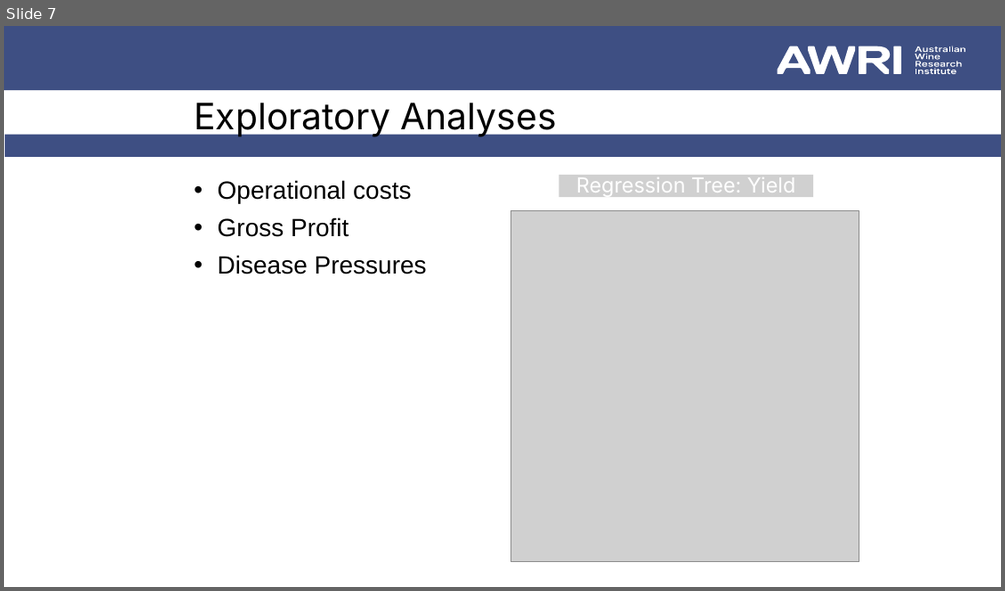
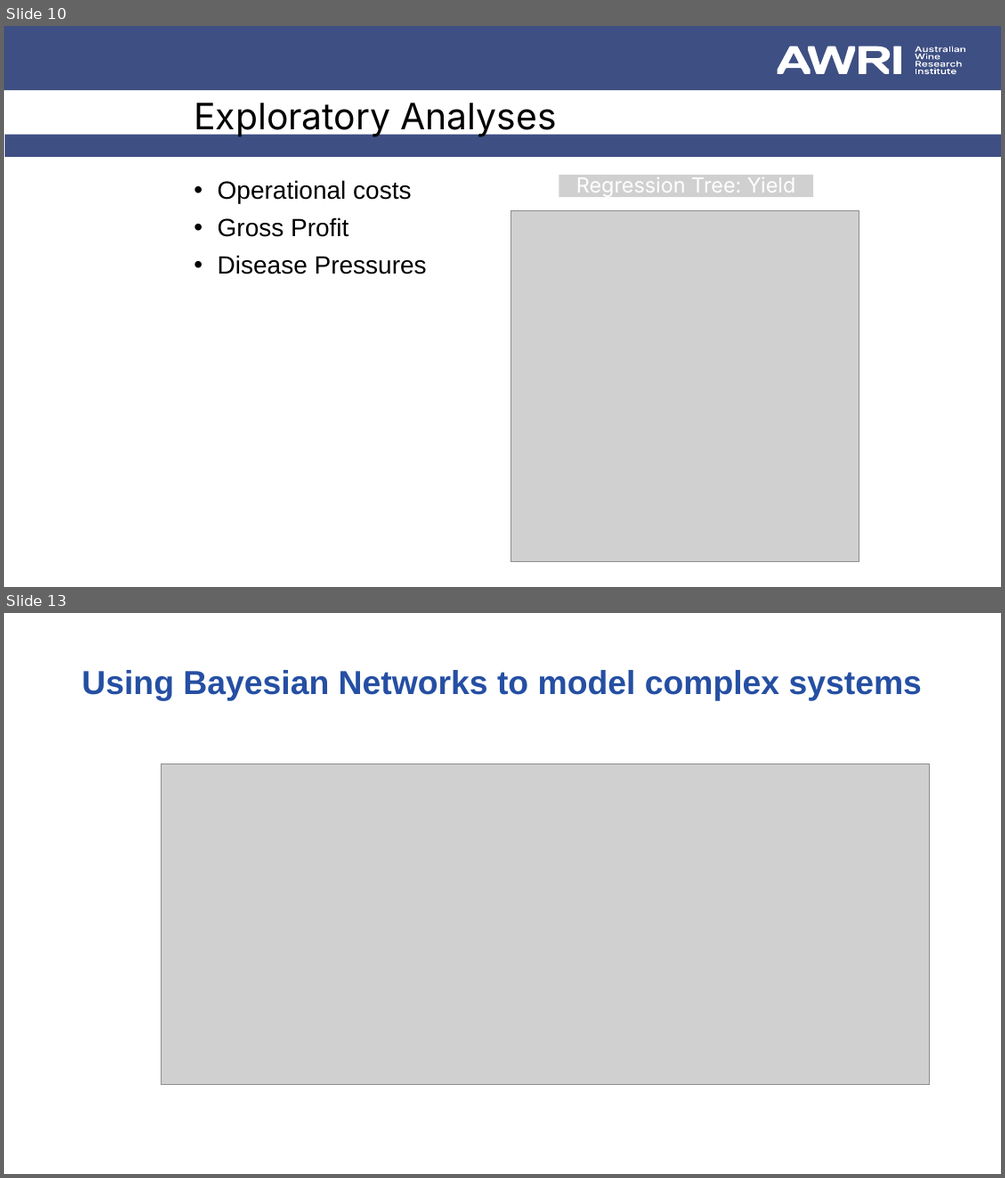
Before and after one commit to JixTheCat/Bayesian-network, a slide deck: BN Workshop 1.pptx. Shown one above the other, each under a label of ours: slide 7 before the commit, slides 10 and 13 after it; the slides between them are not shown. The pictures are 1005x591 and 1005x1178 pixels, drawn with LibreOffice and Linux fonts; fonts in the diff are those of the drawing; grey boxes stand for pictures. Boxes give left, top, right and bottom in pixels: in the first picture for what was removed or moved away, otherwise in the second. Text is boxed around its words. In the diff, an @@ line names an element or a change of style, - is before the commit and + after.

```diff
--- a/BN Workshop 1.pptx
+++ b/BN Workshop 1.pptx
@@ slide 13 added at (4, 613, 1001, 1174), background #FFFFFF @@
@@ title added at (81, 670, 922, 701), 32 pt, text #254FA3, bold @@
+Using Bayesian Networks to model complex systems
@@ picture added at (161, 764, 929, 1085) @@
@@ what was slide 7 is now slide 10 @@
```
Also in this commit, not shown: 2 slides changed, 17 other slides added.
